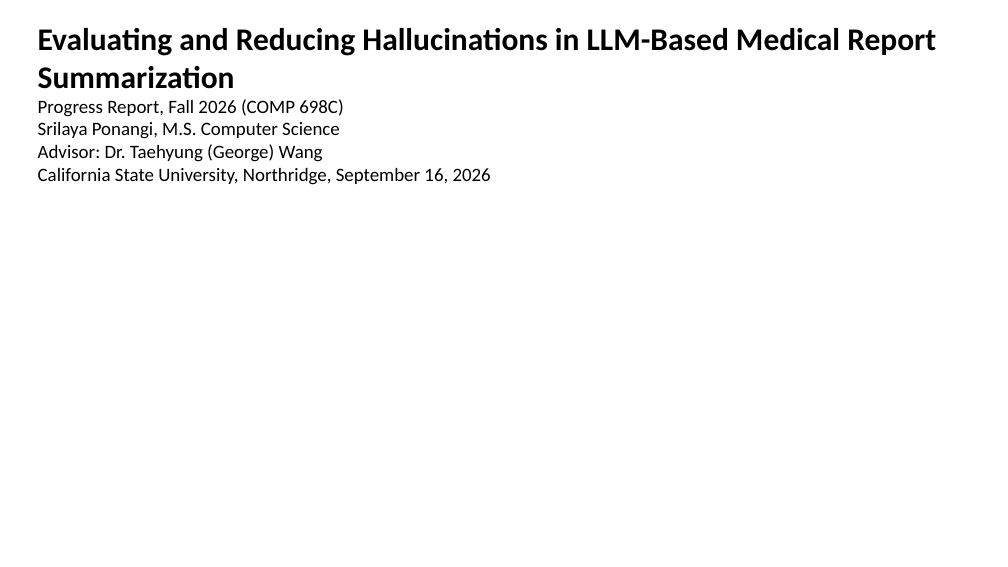
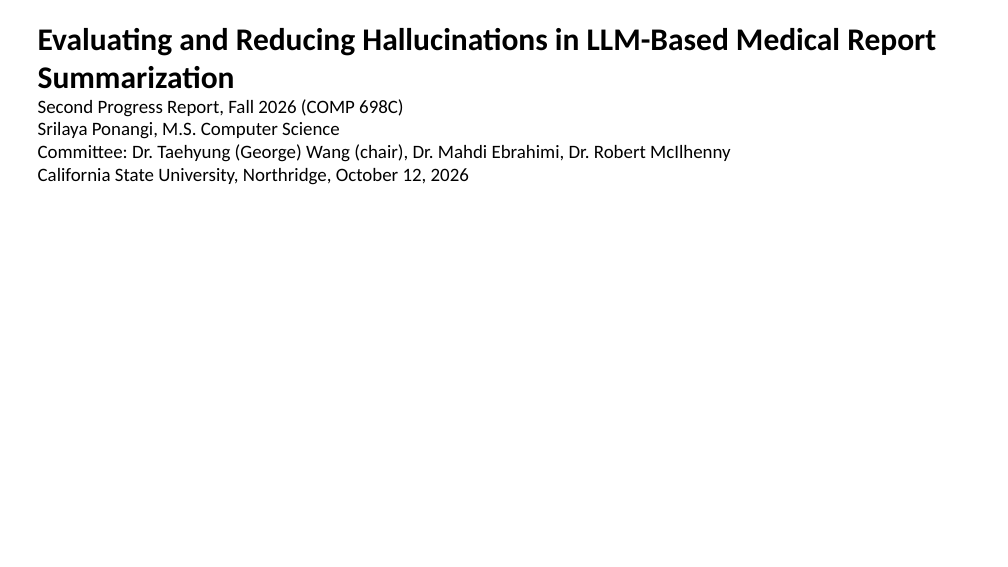
Before and after one commit to slay-a/medical-hallucination-eval, a slide deck: slide 1 of deliverables/Progress_Slides_Fall2026.pptx. Drawn at 1008x567 pixels with LibreOffice and Linux fonts; fonts in the diff are those of the drawing. Boxes give left, top, right and bottom in pixels: in the first picture for what was removed or moved away, otherwise in the second. Text is boxed around its words. In the diff, an @@ line names an element or a change of style, - is before the commit and + after.

Commit message:
Second thesis draft: committee on the signature page, consistency pass, corrected ablation statistics
- Signature page lists the committee (Ebrahimi, McIlhenny, Wang as chair)
- Chapters 1 to 4 brought in line with the main study; Chapter 4 numbering gap fixed
- Retrieval ablations reported with Holm-adjusted p-values; pilot Holm family described correctly
- Paired tests under the second judge; hypotheses answered across both studies in Chapter 8
- Section 8.4 and Table 8.1 rewritten for both studies; literature review extended
- Table renderer sizes columns so header words are never split
- Second progress report slides

```diff
--- a/deliverables/Progress_Slides_Fall2026.pptx
+++ b/deliverables/Progress_Slides_Fall2026.pptx
@@ text at <box>38,99,403,117</box>: text changed @@
-Progress Report, Fall 2026 (COMP 698C)
+Second Progress Report, Fall 2026 (COMP 698C)
@@ text at <box>38,144,731,185</box>: text changed @@
-Advisor: Dr. Taehyung (George) Wang
-California State University, Northridge, September 16, 2026
+Committee: Dr. Taehyung (George) Wang (chair), Dr. Mahdi Ebrahimi, Dr. Robert McIlhenny
+California State University, Northridge, October 12, 2026
```
Also in this commit, not shown: 6 other slides changed, 2 slides added, 17 other files.
